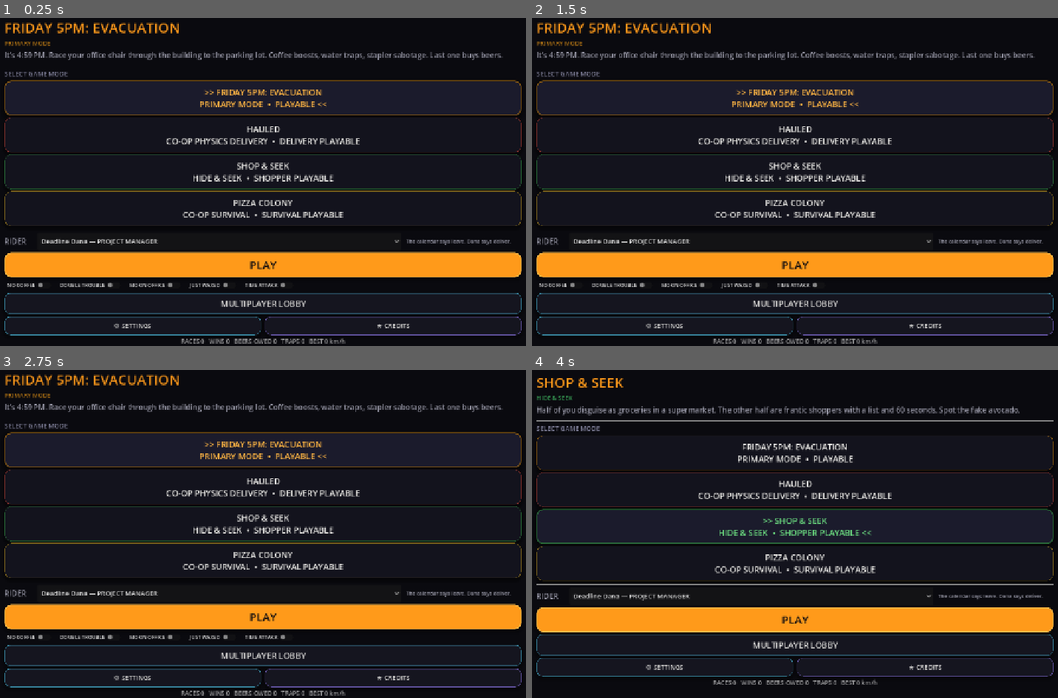
Above: before the commit, frames 1-4 (two rows, left to right).
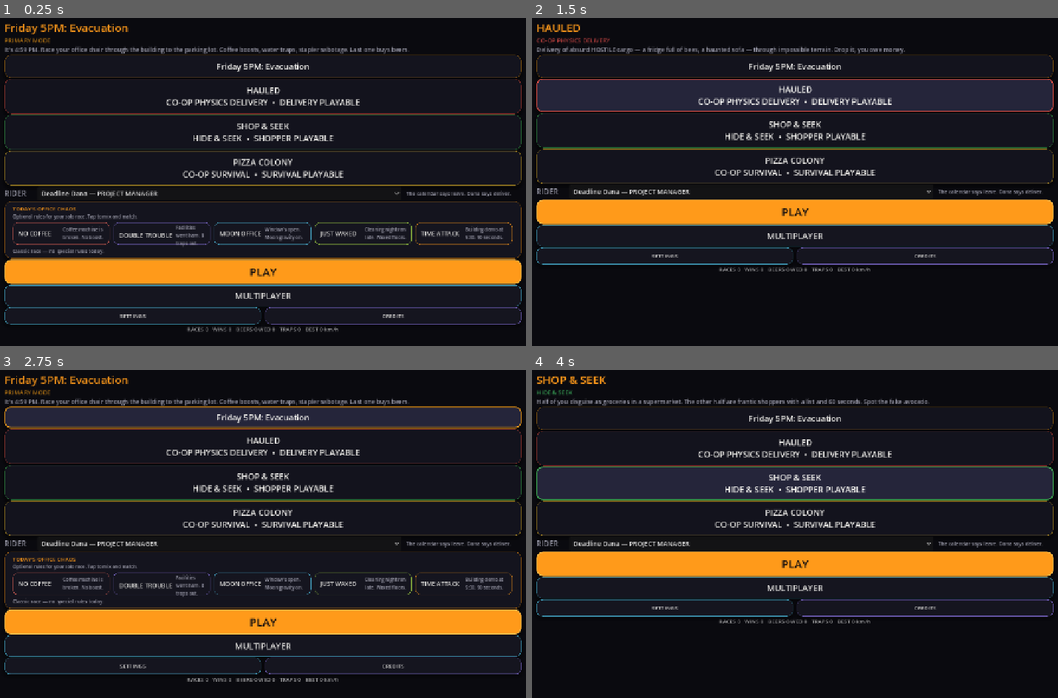
Above: after the commit, the same moments.

Repository: jiracipika/friday-evacuation
Game: Godot game, scene res://scenes/Main.tscn
Same seed, same stepped clock (60 frames per second), same inputs: the game is played once before the commit and once after it.
Inputs (mouse positions are in pixels of both pictures, inside the frame that each line leads up to):
- Up to frame 1 (0.25 s): no input
- Up to frame 2 (1.5 s): click "HAULED CO-OP PHYSICS DELIVERY…" at 0.5 s; click (795, 100) at 1.25 s, where only the run before the commit has a clickable "FRIDAY 5PM: EVACUATION PRIMAR…"
- Up to frame 3 (2.75 s): click (263, 419) at 2 s, where only the run after the commit has a clickable "Friday 5PM: Evacuation"
- Up to frame 4 (4 s): click (795, 415) at 2.75 s, where only the run after the commit has a clickable "Friday 5PM: Evacuation"; click "SHOP & SEEK HIDE & SEEK • SHO…" at 3.5 s

The runs differ from the first frame. In frame 1, 22% of the frame differs, in the area x 0-100%, y 1-100%; in frame 2, 29%; in frame 3, 26%; in frame 4, 37%, in the area x 0-100%, y 1-96%.

Commit message:
Main menu polish: TODAY'S OFFICE CHAOS modifier picker replaces dev checkbox row
- ModifierMenu.gd: panel above PLAY with header, wrap-flow toggle chips
  (per-rule accent + plain-language hint), live summary line, CLEAR action,
  click sounds via AudioManager; state still owned by RaceModifiers (cfg)
- Main.gd: chips repositioned above play, ASCII >>/<< card arrows removed,
  duplicated PRIMARY MODE tag dropped, decorative glyphs stripped,
  MULTIPLAYER relabel, play click sound, tighter vertical budget (720p)
- ModeCard.gd: labels owned by Main._select_mode; selected card no longer
  disabled (stays hoverable)
- ModifierMenuSmokeTest.gd: 18 checks (chip sync, toggles, summary, CLEAR,
  persistence, refresh); added to BootTest + ladder
Verified: full ladder 23 suites PASS, boot 0 script errors, movie-frame
vision QA of empty + active-chip states

Diff:
--- a/scenes/Main.tscn
+++ b/scenes/Main.tscn
@@ -26,77 +26,64 @@
 anchor_right = 1.0
 anchor_bottom = 1.0
 offset_left = 80.0
-offset_top = 8.0
+offset_top = 6.0
 offset_right = -80.0
-offset_bottom = -8.0
+offset_bottom = -6.0
 grow_horizontal = 2
 grow_vertical = 2
-theme_override_constants/separation = 5
+theme_override_constants/separation = 2
 
 [node name="Spacer" type="Control" parent="VBox"]
 layout_mode = 2
-custom_minimum_size = Vector2(0, 0)
+custom_minimum_size = Vector2(0, 4)
 
 [node name="Title" type="Label" parent="VBox"]
 layout_mode = 2
 text = "FRIDAY 5PM: EVACUATION"
 horizontal_alignment = 0
-theme_override_font_sizes/font_size = 28
+theme_override_font_sizes/font_size = 24
 theme_override_colors/font_color = Color(1, 0.65, 0.1, 1)
 
 [node name="Subtitle" type="Label" parent="VBox"]
 layout_mode = 2
 text = "PRIMARY MODE"
-theme_override_font_sizes/font_size = 22
+theme_override_font_sizes/font_size = 13
 theme_override_colors/font_color = Color(0.7, 0.7, 0.8, 1)
 
 [node name="Description" type="Label" parent="VBox"]
 layout_mode = 2
 text = "Description here"
-theme_override_font_sizes/font_size = 16
+theme_override_font_sizes/font_size = 13
 theme_override_colors/font_color = Color(0.6, 0.6, 0.7, 1)
 autowrap_mode = 3
-custom_minimum_size = Vector2(0, 28)
-
-[node name="Sep1" type="HSeparator" parent="VBox"]
-layout_mode = 2
-
-[node name="ModeListLabel" type="Label" parent="VBox"]
-layout_mode = 2
-text = "SELECT GAME MODE"
-theme_override_font_sizes/font_size = 14
-theme_override_colors/font_color = Color(0.5, 0.5, 0.6, 1)
 
 [node name="ModeList" type="VBoxContainer" parent="VBox"]
 layout_mode = 2
-theme_override_constants/separation = 4
-
-[node name="Sep2" type="HSeparator" parent="VBox"]
-layout_mode = 2
+theme_override_constants/separation = 2
 
 [node name="PlayButton" type="Button" parent="VBox"]
 layout_mode = 2
-custom_minimum_size = Vector2(0, 44)
+custom_minimum_size = Vector2(0, 42)
 text = "PLAY"
 theme_override_font_sizes/font_size = 28
 
 [node name="HostButton" type="Button" parent="VBox"]
 layout_mode = 2
-custom_minimum_size = Vector2(0, 36)
-text = "HOST MULTIPLAYER"
+custom_minimum_size = Vector2(0, 32)
+text = "MULTIPLAYER"
 visible = false
 theme_override_font_sizes/font_size = 18
 
 [node name="JoinButton" type="Button" parent="VBox"]
 layout_mode = 2
-custom_minimum_size = Vector2(0, 36)
+custom_minimum_size = Vector2(0, 32)
 text = "JOIN MULTIPLAYER"
 visible = false
 theme_override_font_sizes/font_size = 18
 
 [node name="BackButton" type="Button" parent="VBox"]
 layout_mode = 2
-custom_minimum_size = Vector2(0, 36)
+custom_minimum_size = Vector2(0, 32)
 text = "BACK"
 visible = false
 theme_override_font_sizes/font_size = 18
--- a/scripts/BootTest.gd
+++ b/scripts/BootTest.gd
@@ -30,6 +30,7 @@
 		"res://scripts/Accessibility.gd",
 		"res://scripts/SubtitleOverlay.gd",
 		"res://scripts/RaceModifiers.gd",
+		"res://scripts/ModifierMenu.gd",
 		"res://scripts/GhostRacer.gd",
 		"res://scripts/StaplerBolt.gd",
 		"res://scripts/HUD.gd",
--- a/scripts/Main.gd
+++ b/scripts/Main.gd
@@ -5,7 +5,7 @@
 
 const MODE_INFO = [
 	{
-		"title": "FRIDAY 5PM: EVACUATION",
+		"title": "Friday 5PM: Evacuation",
 		"subtitle": "PRIMARY MODE",
 		"desc": "It's 4:59 PM. Race your office chair through the building to the parking lot. Coffee boosts, water traps, stapler sabotage. Last one buys beers.",
 		"mode": GameManager.GameMode.EVACUATION,
@@ -43,8 +43,7 @@
 var settings_button: Button
 var credits_button: Button
 var utility_row: HBoxContainer
-var modifier_row: HBoxContainer
-var modifier_toggles: Array[CheckButton] = []
+var modifier_menu: Control
 var character_row: HBoxContainer
 var character_select: OptionButton
 var character_detail: Label
@@ -68,28 +67,29 @@
 	_build_character_selector()
 
 	play_button.pressed.connect(_on_play)
+	play_button.pressed.connect(_play_click_sound)
 	_build_modifier_row()
 	utility_row = HBoxContainer.new()
 	utility_row.add_theme_constant_override("separation", 8)
 	$VBox.add_child(utility_row)
 	settings_button = Button.new()
-	settings_button.text = "⚙ SETTINGS"
-	settings_button.custom_minimum_size = Vector2(0, 32)
+	settings_button.text = "SETTINGS"
+	settings_button.custom_minimum_size = Vector2(0, 28)
 	settings_button.size_flags_horizontal = Control.SIZE_EXPAND_FILL
-	settings_button.add_theme_font_size_override("font_size", 14)
+	settings_button.add_theme_font_size_override("font_size", 12)
 	utility_row.add_child(settings_button)
 	settings_button.pressed.connect(_open_settings)
 	credits_button = Button.new()
-	credits_button.text = "★ CREDITS"
-	credits_button.custom_minimum_size = Vector2(0, 32)
+	credits_button.text = "CREDITS"
+	credits_button.custom_minimum_size = Vector2(0, 28)
 	credits_button.size_flags_horizontal = Control.SIZE_EXPAND_FILL
-	credits_button.add_theme_font_size_override("font_size", 14)
+	credits_button.add_theme_font_size_override("font_size", 12)
 	utility_row.add_child(credits_button)
 	credits_button.pressed.connect(_open_credits)
 	stats_label = Label.new()
 	stats_label.text = ""
 	stats_label.horizontal_alignment = HORIZONTAL_ALIGNMENT_CENTER
-	stats_label.add_theme_font_size_override("font_size", 13)
+	stats_label.add_theme_font_size_override("font_size", 12)
 	stats_label.add_theme_color_override("font_color", Color(1, 1, 1, 0.6))
 	$VBox.add_child(stats_label)
 	var stats = get_node_or_null("/root/StatsManager")
@@ -98,7 +98,7 @@
 		stats.stats_updated.connect(func(): stats_label.text = stats.get_summary_line())
 	_build_menu_theme()
 	host_button.visible = true
-	host_button.text = "MULTIPLAYER LOBBY"
+	host_button.text = "MULTIPLAYER"
 	host_button.pressed.connect(_open_lobby)
 	join_button.visible = false
 	back_button.visible = false
@@ -110,36 +110,26 @@
 		var card_script = load("res://scripts/ModeCard.gd")
 		btn.set_script(card_script)
 		btn.configure(info.title, info.subtitle, MODE_STATUS[i], info.color)
-		btn.custom_minimum_size = Vector2(0, 44)
+		btn.custom_minimum_size = Vector2(0, 40)
 		btn.pressed.connect(_select_mode.bind(i))
 		mode_list.add_child(btn)
 		buttons.append(btn)
 
 func _build_modifier_row() -> void:
-	# Race-modifier quick toggles — single-player Evacuation only.
+	# Race-modifier picker panel — single-player Evacuation only.
+	# Sits ABOVE the play button (rules are chosen before you launch, like a
+	# real game's pre-match options), not below it like a debug row.
 	var RaceModifiersScript = load("res://scripts/RaceModifiers.gd")
 	if not RaceModifiersScript:
 		return
 	RaceModifiersScript.load_from_cfg()
-	modifier_row = HBoxContainer.new()
-	modifier_row.add_theme_constant_override("separation", 6)
-	$VBox.add_child(modifier_row)
-	$VBox.move_child(modifier_row, play_button.get_index() + 1)
-	var idx := 0
-	for mod in RaceModifiersScript.ALL:
-		var toggle := CheckButton.new()
-		toggle.text = RaceModifiersScript.LABELS[mod].split(" — ")[0]
-		toggle.tooltip_text = RaceModifiersScript.LABELS[mod]
-		toggle.button_pressed = RaceModifiersScript.is_active(mod)
-		toggle.add_theme_font_size_override("font_size", 11)
-		toggle.toggled.connect(func(on: bool):
-			RaceModifiersScript.toggle(mod)
-			RaceModifiersScript.save_to_cfg()
-		)
-		modifier_row.add_child(toggle)
-		modifier_toggles.append(toggle)
-		idx += 1
-	modifier_row.visible = selected_index == 0
+	# load()-based mount (file convention): keeps Main.gd parse-safe even when
+	# the global class_name cache is stale (fresh checkout before --import).
+	var menu_script = load("res://scripts/ModifierMenu.gd")
+	if not menu_script:
+		return
+	modifier_menu = menu_script.mount($VBox, play_button)
+	modifier_menu.visible = selected_index == 0
 
 func _build_character_selector() -> void:
 	var roster = load("res://scripts/CharacterRoster.gd")
@@ -147,7 +137,7 @@
 		return
 	character_row = HBoxContainer.new()
 	character_row.name = "CharacterSelector"
-	character_row.custom_minimum_size = Vector2(0, 38)
+	character_row.custom_minimum_size = Vector2(0, 30)
 	character_row.add_theme_constant_override("separation", 10)
 	$VBox.add_child(character_row)
 	$VBox.move_child(character_row, play_button.get_index())
@@ -199,18 +189,24 @@
 	subtitle_label.text = info.subtitle
 	subtitle_label.modulate = info.color
 	desc_label.text = info.desc
-	if modifier_row:
-		modifier_row.visible = idx == 0
+	if modifier_menu:
+		modifier_menu.visible = idx == 0
 
 	for i in range(buttons.size()):
 		if buttons[i].has_method("set_selected"):
 			buttons[i].set_selected(i == idx)
-		else:
-			buttons[i].disabled = i == idx
-		if i == idx:
-			buttons[i].text = ">> %s\n%s  •  %s <<" % [MODE_INFO[i].title, MODE_INFO[i].subtitle, MODE_STATUS[i]]
-		else:
-			buttons[i].text = "%s\n%s  •  %s" % [MODE_INFO[i].title, MODE_INFO[i].subtitle, MODE_STATUS[i]]
+			# Card label: title + subtitle for secondary modes (honest status
+			# tags); the primary card is title-only — the page header above it
+			# already says what it is, so repeating it reads as duplication.
+			if i == 0:
+				buttons[i].text = MODE_INFO[i].title
+			else:
+				buttons[i].text = "%s\n%s  •  %s" % [MODE_INFO[i].title, MODE_INFO[i].subtitle, MODE_STATUS[i]]
+
+func _play_click_sound() -> void:
+	var audio = get_node_or_null("/root/AudioManager")
+	if audio:
+		audio.play_sfx("powerup", 0.9)
 
 func _on_play() -> void:
 	GameManager.select_mode(MODE_INFO[selected_index].mode)
@@ -233,10 +229,10 @@
 
 func _build_menu_theme() -> void:
 	title_label.add_theme_color_override("font_color", UI_THEME.color(UI_THEME.ORANGE))
-	title_label.add_theme_font_size_override("font_size", 30)
+	title_label.add_theme_font_size_override("font_size", 24)
 	subtitle_label.add_theme_font_size_override("font_size", 13)
 	desc_label.add_theme_color_override("font_color", UI_THEME.color(UI_THEME.TEXT_MUTED))
-	desc_label.add_theme_font_size_override("font_size", 16)
+	desc_label.add_theme_font_size_override("font_size", 13)
 	UI_THEME.apply_primary(play_button)
 	UI_THEME.apply_secondary(host_button, UI_THEME.color(UI_THEME.CYAN))
 	UI_THEME.apply_secondary(join_button, UI_THEME.color(UI_THEME.LIME))
--- a/scripts/ModeCard.gd
+++ b/scripts/ModeCard.gd
@@ -12,9 +12,10 @@
 	mode_subtitle = subtitle
 	mode_status = status
 	accent = color
-	text = "%s\n%s  •  %s" % [mode_title, mode_subtitle, mode_status]
+	# Text is owned by Main._select_mode (it re-labels cards on every switch).
 	UI_THEME.apply_mode_card(self, accent)
 
 func set_selected(selected: bool) -> void:
-	disabled = selected
+	# Selected card keeps its strong style but stays hoverable/clickable
+	# (re-clicking the active mode is harmless and keeps controls alive).
 	UI_THEME.apply_mode_card(self, accent, selected)
--- /dev/null
+++ b/scripts/ModifierMenu.gd
@@ -0,0 +1,243 @@
+# ModifierMenu.gd — "TODAY'S OFFICE CHAOS" picker for single-player Evacuation.
+# Game-style chip panel that replaces the old raw CheckButton debug row:
+#   - header with a plain-language title + CLEAR action (only when something is on)
+#   - wrapping toggle chips, each with its own accent color and a readable hint
+#   - a live summary line that states what will actually happen in the race
+#   - gamepad/touch friendly: chips are focusable Buttons, not hover-only checkboxes
+# Mounted by Main.gd directly above the PLAY button; hidden unless Evacuation
+# is the selected mode. State lives in RaceModifiers.gd (persisted to cfg).
+class_name ModifierMenu
+extends VBoxContainer
+
+const UI_THEME = preload("res://scripts/UITheme.gd")
+
+const TITLE_TEXT := "TODAY'S OFFICE CHAOS"
+const SUB_TEXT := "Optional rules for your solo race. Tap to mix and match."
+const CLASSIC_SUMMARY := "Classic race — no special rules today."
+const FULL_CHAOS_SUMMARY := "FULL CHAOS. Every rule at once. Good luck."
+
+# Per-modifier presentation data. Names stay in RaceModifiers.LABELS (single
+# source of truth); this adds the accent color and the plain-language hint.
+const HINTS := {
+	RaceModifiers.Modifier.NO_COFFEE: "Coffee machine is broken. No boost.",
+	RaceModifiers.Modifier.DOUBLE_TRAPS: "Facilities went ham. 8 traps out.",
+	RaceModifiers.Modifier.LOW_GRAVITY: "Window's open. Moon gravity on.",
+	RaceModifiers.Modifier.SLIPPERY: "Cleaning night ran late. Waxed floors.",
+	RaceModifiers.Modifier.TIME_ATTACK_90: "Building demo at 5:30. 90 seconds.",
+}
+
+const ACCENTS := {
+	RaceModifiers.Modifier.NO_COFFEE: "ff6f61",
+	RaceModifiers.Modifier.DOUBLE_TRAPS: "9b82ff",
+	RaceModifiers.Modifier.LOW_GRAVITY: "57d7ff",
+	RaceModifiers.Modifier.SLIPPERY: "b9f34a",
+	RaceModifiers.Modifier.TIME_ATTACK_90: "ff9a1a",
+}
+
+var title_label: Label
+var sub_label: Label
+var clear_button: Button
+var chip_flow: HFlowContainer
+var summary_label: Label
+var chips: Dictionary = {}
+
+
+## Mount the menu inside `parent`, positioned directly above `above_node`.
+## Loads its own script instead of using the global class name: raw SceneTree
+## test harnesses don't register class_name globals, and a bare self-reference
+## would fail compilation there (same pattern as Network.gd's autoload guard).
+static func mount(parent: Control, above_node: Node) -> Control:
+	var menu: Control = load("res://scripts/ModifierMenu.gd").new()
+	menu.name = "ModifierMenu"
+	parent.add_child(menu)
+	parent.move_child(menu, above_node.get_index())
+	return menu
+
+
+func _ready() -> void:
+	add_theme_constant_override("separation", 6)
+	var panel := PanelContainer.new()
+	var panel_style: StyleBoxFlat = UI_THEME.panel_style(UI_THEME.color(UI_THEME.ORANGE), false)
+	# Slimmer than the default 12px — this panel lives in a tight menu budget.
+	panel_style.content_margin_top = 8.0
+	panel_style.content_margin_bottom = 8.0
+	panel.add_theme_stylebox_override("panel", panel_style)
+	add_child(panel)
+
+	var inner := VBoxContainer.new()
+	inner.add_theme_constant_override("separation", 6)
+	panel.add_child(inner)
+
+	inner.add_child(_build_header())
+	chip_flow = HFlowContainer.new()
+	chip_flow.add_theme_constant_override("h_separation", 8)
+	chip_flow.add_theme_constant_override("v_separation", 8)
+	inner.add_child(chip_flow)
+	_build_chips()
+	summary_label = Label.new()
+	summary_label.autowrap_mode = TextServer.AUTOWRAP_WORD_SMART
+	summary_label.add_theme_font_size_override("font_size", 11)
+	summary_label.add_theme_color_override("font_color", UI_THEME.color(UI_THEME.TEXT_MUTED))
+	inner.add_child(summary_label)
+
+	refresh()
+
+
+func _build_header() -> HBoxContainer:
+	var header := HBoxContainer.new()
+	header.add_theme_constant_override("separation", 8)
+
+	var headings := VBoxContainer.new()
+	headings.add_theme_constant_override("separation", 1)
+	headings.size_flags_horizontal = Control.SIZE_EXPAND_FILL
+	title_label = Label.new()
+	title_label.text = TITLE_TEXT
+	title_label.add_theme_font_size_override("font_size", 12)
+	title_label.add_theme_color_override("font_color", UI_THEME.color(UI_THEME.ORANGE))
+	headings.add_child(title_label)
+	sub_label = Label.new()
+	sub_label.text = SUB_TEXT
+	sub_label.add_theme_font_size_override("font_size", 10)
+	sub_label.add_theme_color_override("font_color", UI_THEME.color(UI_THEME.TEXT_MUTED))
+	headings.add_child(sub_label)
+	header.add_child(headings)
+
+	clear_button = Button.new()
+	clear_button.text = "CLEAR"
+	clear_button.flat = true
+	clear_button.focus_mode = Control.FOCUS_NONE
+	clear_button.add_theme_font_size_override("font_size", 11)
+	clear_button.add_theme_color_override("font_color", UI_THEME.color(UI_THEME.TEXT_MUTED))
+	clear_button.add_theme_color_override("font_hover_color", UI_THEME.color(UI_THEME.CORAL))
+	clear_button.add_theme_color_override("font_pressed_color", UI_THEME.color(UI_THEME.CORAL))
+	clear_button.pressed.connect(_on_clear_pressed)
+	header.add_child(clear_button)
+	return header
+
+
+func _build_chips() -> void:
+	for mod in RaceModifiers.ALL:
+		var accent: Color = UI_THEME.color(ACCENTS[mod])
+		var chip := Button.new()
+		chip.toggle_mode = true
+		chip.focus_mode = Control.FOCUS_ALL
+		chip.custom_minimum_size = Vector2(0, 48)
+		chip.size_flags_horizontal = Control.SIZE_EXPAND_FILL
+		chip.size_flags_stretch_ratio = 0.5
+		chip.add_theme_stylebox_override("normal", _chip_style(UI_THEME.color(UI_THEME.SURFACE), Color(accent.r, accent.g, accent.b, 0.25), 1))
+		chip.add_theme_stylebox_override("hover", _chip_style(UI_THEME.color(UI_THEME.SURFACE_HOVER), Color(accent.r, accent.g, accent.b, 0.55), 1))
+		chip.add_theme_stylebox_override("pressed", _chip_style(accent.darkened(0.78), accent, 2))
+		chip.add_theme_stylebox_override("hover_pressed", _chip_style(accent.darkened(0.7), accent, 2))
+		chip.add_theme_stylebox_override("focus", StyleBoxEmpty.new())
+		chip.tooltip_text = RaceModifiers.LABELS[mod]
+		chip.toggled.connect(_on_chip_toggled.bind(mod))
+		chip_flow.add_child(chip)
+		chips[mod] = chip
+
+		# SIDE layout: rule name left, wrapped hint right — the hint reuses
+		# the name row's height instead of adding its own row below.
+		var content := HBoxContainer.new()
+		content.set_anchors_preset(Control.PRESET_FULL_RECT)
+		content.offset_left = 12.0
+		content.offset_right = -10.0
+		content.offset_top = 4.0
+		content.offset_bottom = -4.0
+		content.add_theme_constant_override("separation", 8)
+		content.mouse_filter = Control.MOUSE_FILTER_IGNORE
+		chip.add_child(content)
+
+		var name_label := Label.new()
+		name_label.name = "NameLabel"
+		name_label.text = RaceModifiers.LABELS[mod].split(" — ")[0]
+		name_label.add_theme_font_size_override("font_size", 13)
+		name_label.custom_minimum_size = Vector2(88, 0)
+		name_label.vertical_alignment = VERTICAL_ALIGNMENT_CENTER
+		name_label.mouse_filter = Control.MOUSE_FILTER_IGNORE
+		content.add_child(name_label)
+
+		var hint_label := Label.new()
+		hint_label.name = "HintLabel"
+		hint_label.text = HINTS[mod]
+		hint_label.add_theme_font_size_override("font_size", 10)
+		hint_label.add_theme_color_override("font_color", UI_THEME.color(UI_THEME.TEXT_MUTED))
+		# Wrap inside the chip — long one-line hints clip at 5-across widths.
+		hint_label.autowrap_mode = TextServer.AUTOWRAP_WORD_SMART
+		hint_label.size_flags_horizontal = Control.SIZE_EXPAND_FILL
+		hint_label.vertical_alignment = VERTICAL_ALIGNMENT_CENTER
+		hint_label.mouse_filter = Control.MOUSE_FILTER_IGNORE
+		content.add_child(hint_label)
+
+
+func _chip_style(bg: Color, border: Color, width: int) -> StyleBoxFlat:
+	var style := StyleBoxFlat.new()
+	style.bg_color = bg
+	style.border_color = border
+	style.set_border_width_all(width)
+	style.set_corner_radius_all(10)
+	style.content_margin_left = 12.0
+	style.content_margin_right = 12.0
+	style.content_margin_top = 6.0
+	style.content_margin_bottom = 6.0
+	return style
+
+
+## Re-sync every chip, the summary line, and CLEAR visibility from the
+## authoritative RaceModifiers state (call after any external change).
+func refresh() -> void:
+	var active: Array[String] = []
+	for mod in RaceModifiers.ALL:
+		var chip: Button = chips.get(mod)
+		if chip == null:
+			continue
+		var on := RaceModifiers.is_active(mod)
+		chip.set_pressed_no_signal(on)
+		var accent: Color = UI_THEME.color(ACCENTS[mod])
+		var name_label: Label = _chip_label(chip, "NameLabel")
+		var hint_label: Label = _chip_label(chip, "HintLabel")
+		if name_label:
+			name_label.add_theme_color_override("font_color", accent.lightened(0.25) if on else UI_THEME.color(UI_THEME.TEXT, 0.86))
+		if hint_label:
+			hint_label.add_theme_color_override("font_color", Color(accent.r, accent.g, accent.b, 0.66) if on else UI_THEME.color(UI_THEME.TEXT_MUTED))
+		if on:
+			active.append(RaceModifiers.LABELS[mod].split(" — ")[0])
+
+	clear_button.visible = not active.is_empty()
+	if active.is_empty():
+		summary_label.text = CLASSIC_SUMMARY
+	elif active.size() == RaceModifiers.ALL.size():
+		summary_label.text = FULL_CHAOS_SUMMARY
+	elif active.size() == 1:
+		summary_label.text = "%s will be in play." % active[0]
+	else:
+		summary_label.text = "%s will be in play." % " + ".join(active)
+
+
+func _chip_label(chip: Button, label_name: String) -> Label:
+	for child in chip.get_children():
+		for sub in child.get_children():
+			if sub is Label and sub.name == label_name:
+				return sub
+	return null
+
+
+func _on_chip_toggled(on: bool, mod: RaceModifiers.Modifier) -> void:
+	# Chips start in sync with RaceModifiers, so a toggle always flips state.
+	if on == RaceModifiers.is_active(mod):
+		return
+	RaceModifiers.toggle(mod)
+	RaceModifiers.save_to_cfg()
+	var audio = get_node_or_null("/root/AudioManager")
+	if audio:
+		audio.play_sfx("powerup" if on else "wall_bonk", 0.7)
+	refresh()
+
+
+func _on_clear_pressed() -> void:
+	for mod in RaceModifiers.ALL:
+		if RaceModifiers.is_active(mod):
+			RaceModifiers.toggle(mod)
+	RaceModifiers.save_to_cfg()
+	var audio = get_node_or_null("/root/AudioManager")
+	if audio:
+		audio.play_sfx("wall_bonk", 0.7)
+	refresh()
--- /dev/null
+++ b/scripts/ModifierMenuSmokeTest.gd
@@ -0,0 +1,109 @@
+# ModifierMenuSmokeTest.gd — verifies the chaos-picker UI against real
+# RaceModifiers state: chip sync, toggling, summary text, CLEAR, persistence.
+# Raw SceneTree test (no autoloads): AudioManager is optional by design.
+extends SceneTree
+
+var checks: int = 0
+var failures: int = 0
+var state: int = 0
+var wait_time: float = 0.0
+var menu: Control
+var RM = null
+
+func check(condition: bool, label: String) -> void:
+	checks += 1
+	if condition:
+		print("[PASS] %s" % label)
+	else:
+		failures += 1
+		print("[FAIL] %s" % label)
+
+func _process(delta: float) -> bool:
+	if wait_time > 0.0:
+		wait_time -= delta
+		if wait_time > 0.0:
+			return false
+	match state:
+		0:
+			_run()
+			state = 1
+			wait_time = 0.1
+		1:
+			_finish()
+			return true
+	return false
+
+func _summary_text() -> String:
+	return menu.summary_label.text
+
+func _run() -> void:
+	RM = load("res://scripts/RaceModifiers.gd")
+	RM.selected.clear()
+	RM.save_to_cfg()
+
+	menu = load("res://scripts/ModifierMenu.gd").new()
+	root.add_child(menu)
+
+	check(menu.chips.size() == 5, "five chips built")
+	check(menu.title_label.text == "TODAY'S OFFICE CHAOS", "header title present")
+	check(not menu.clear_button.visible, "CLEAR hidden with no rules active")
+	check("Classic race" in _summary_text(), "classic summary when empty")
+
+	# Toggle a chip through the real handler path (button -> state -> refresh).
+	var chip: Button = menu.chips[RM.Modifier.LOW_GRAVITY]
+	chip.button_pressed = true
+	check(RM.is_active(RM.Modifier.LOW_GRAVITY), "chip toggle activates modifier")
+	check(menu.clear_button.visible, "CLEAR visible when a rule is active")
+	check("MOON OFFICE" in _summary_text(), "summary names the active rule")
+
+	# Toggle-off returns to classic summary.
+	chip.button_pressed = false
+	check(not RM.is_active(RM.Modifier.LOW_GRAVITY), "chip untoggle deactivates")
+	check("Classic race" in _summary_text(), "classic summary restored")
+
+	# Idempotence guard: setting the same pressed state must not flip state.
+	var before: int = RM.selected.size()
+	chip.set_pressed_no_signal(true)
+	chip.set_pressed_no_signal(false)
+	check(RM.selected.size() == before, "set_pressed_no_signal does not mutate state")
+
+	# Turn everything on: FULL CHAOS summary + all chips reflect state.
+	for mod in RM.ALL:
+		menu.chips[mod].button_pressed = true
+	check(RM.selected.size() == 5, "all rules activated via chips")
+	check("FULL CHAOS" in _summary_text(), "full-chaos summary when all on")
+
+	# CLEAR button empties state and updates chips + summary.
+	menu._on_clear_pressed()
+	check(RM.selected.is_empty(), "CLEAR empties modifier state")
+	var all_off := true
+	for mod in RM.ALL:
+		if menu.chips[mod].button_pressed:
+			all_off = false
+	check(all_off, "CLEAR unpresses every chip")
+	check("Classic race" in _summary_text(), "classic summary after CLEAR")
+	check(not menu.clear_button.visible, "CLEAR hides again after clearing")
+
+	# Persistence: state chosen in the menu survives a save/load round-trip.
+	menu.chips[RM.Modifier.SLIPPERY].button_pressed = true
+	RM.save_to_cfg()
+	RM.selected.clear()
+	RM.load_from_cfg()
+	check(RM.is_active(RM.Modifier.SLIPPERY), "menu choice persists to cfg")
+
+	# refresh() re-syncs chips from external state changes.
+	RM.selected.clear()
+	menu.refresh()
+	check(not menu.chips[RM.Modifier.SLIPPERY].button_pressed, "refresh() re-syncs chips")
+
+	# Leave clean state for other tests.
+	menu._on_clear_pressed()
+	menu.queue_free()
+
+func _finish() -> void:
+	if failures == 0 and checks > 0:
+		print("=== MODIFIER MENU SMOKE TEST PASSED (%d checks) ===" % checks)
+		quit(0)
+	else:
+		print("=== MODIFIER MENU SMOKE TEST FAILED (%d/%d) ===" % [failures, checks])
+		quit(1)
Not shown, added: scripts/ModifierMenu.gd.uid
Not shown, added: scripts/ModifierMenuSmokeTest.gd.uid
Not shown, changed: scripts/run_ladder.sh
